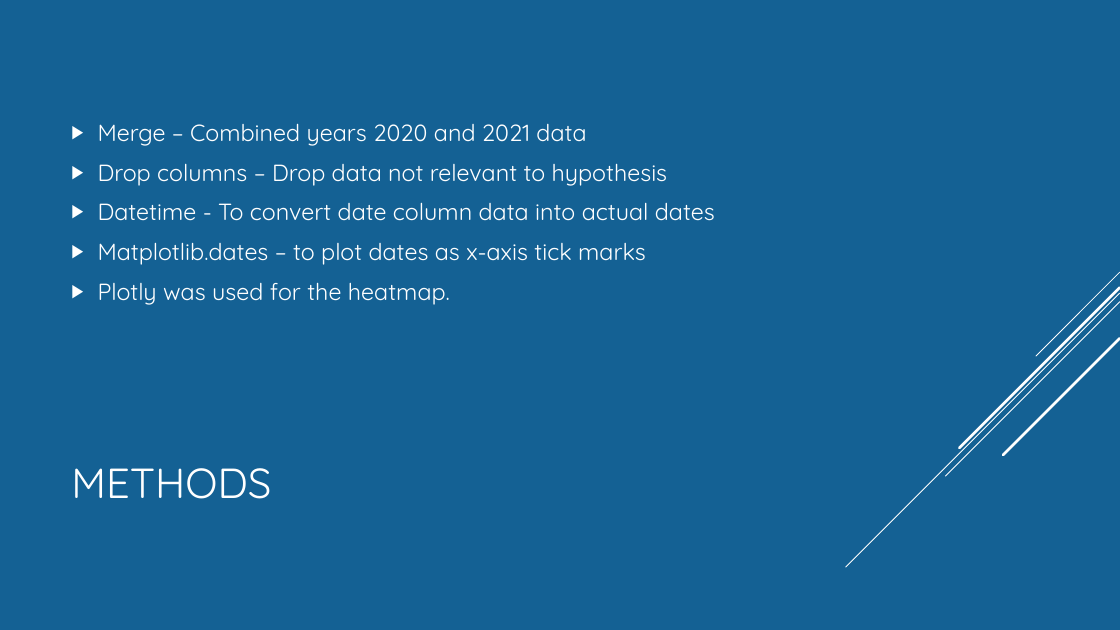
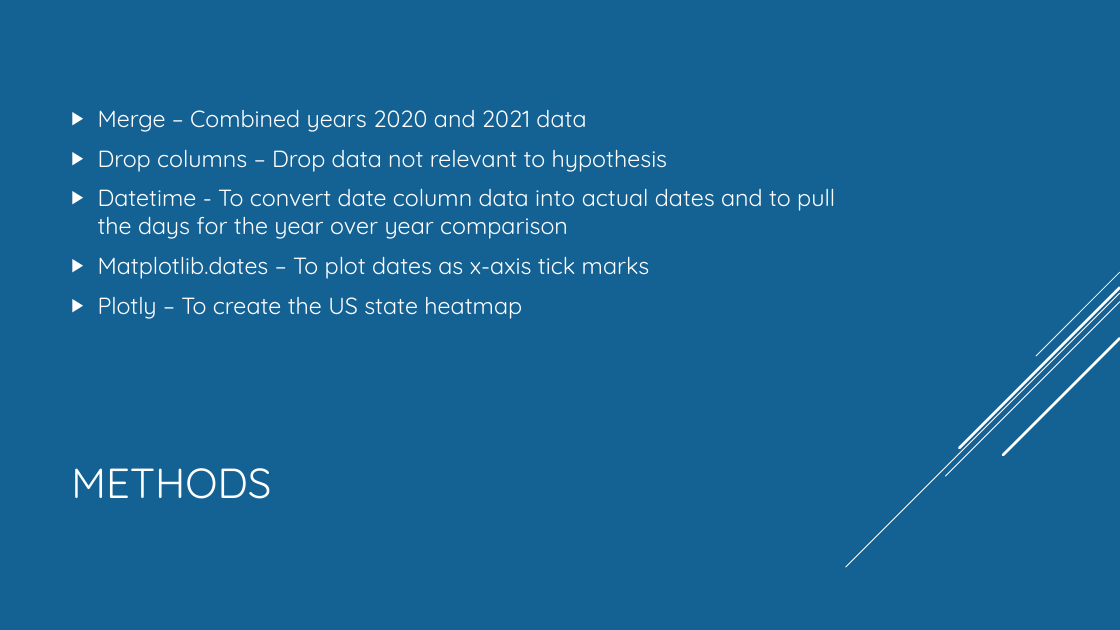
Before and after one commit to Munseaux/Pandemic-Movement, a slide deck: slide 5 of presentation.pptx. Drawn at 1120x630 pixels with LibreOffice and Linux fonts; fonts in the diff are those of the drawing. Boxes give left, top, right and bottom in pixels: in the first picture for what was removed or moved away, otherwise in the second. Text is boxed around its words. In the diff, an @@ line names an element or a change of style, - is before the commit and + after.

```diff
--- a/presentation.pptx
+++ b/presentation.pptx
@@ text at bbox=[98, 189, 835, 319]: text changed @@
-▶ Datetime - To convert date column data into actual dates
-▶ Matplotlib.dates – to plot dates as x-axis tick marks
-▶ Plotly was used for the heatmap.
+▶ Datetime - To convert date column data into actual dates and to pull the days for the year over year comparison
+▶ Matplotlib.dates – To plot dates as x-axis tick marks
+▶ Plotly – To create the US state heatmap
```
Also in this commit, not shown: 5 other slides changed, 6 slides added, 1 slide removed.
